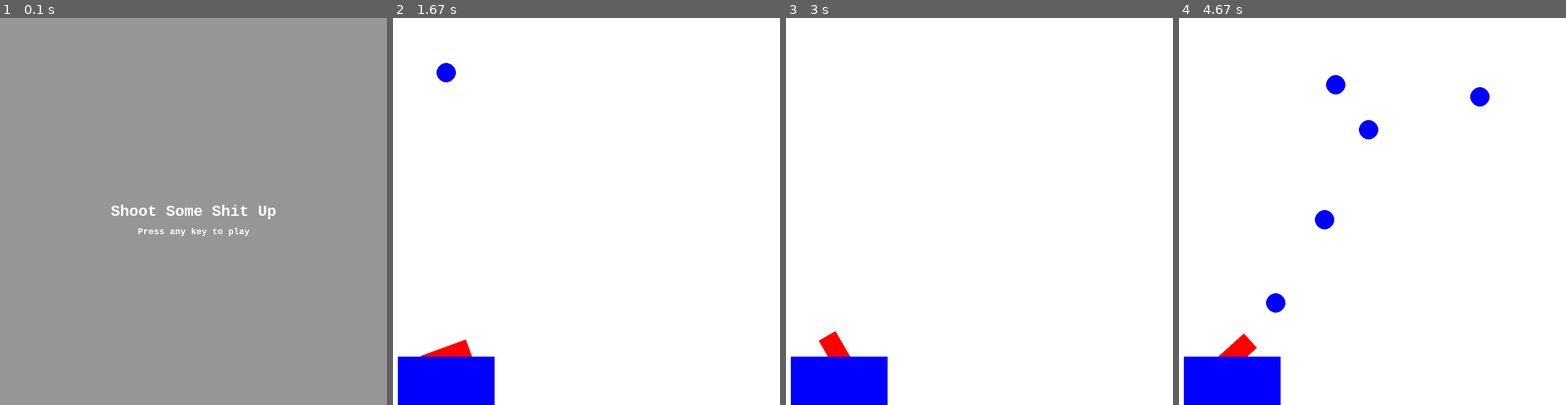
Above: before the commit, frames 1-4 (left to right).
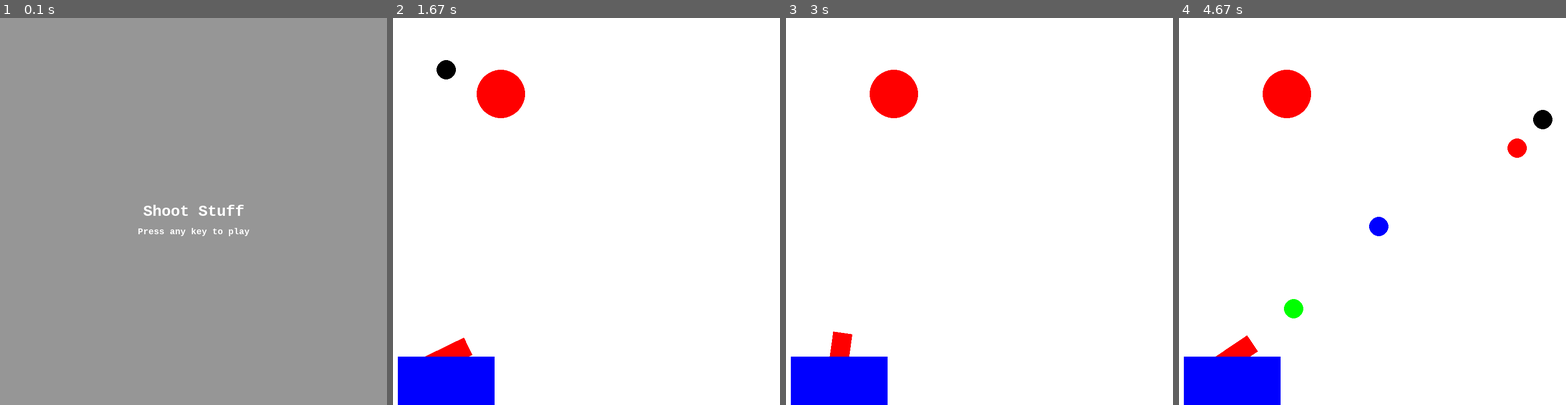
Above: after the commit, the same moments.

Repository: arman-ashrafian/CannonPyGame
Game: pygame game, started from shooter.py
Same seed, same stepped clock (60 frames per second), same inputs: the game is played once before the commit and once after it.
Inputs:
- Up to frame 1 (0.1 s): no input
- Up to frame 2 (1.67 s): hold Right 0.33-0.8 s; hold Space 0.83-1.3 s; hold Right 0.83-1.3 s; hold Right from 1.33 s (still down)
- Up to frame 3 (3 s): release Right at 1.8 s; hold Left 1.83-2.37 s; hold Left 2.4-2.8 s; hold Right from 2.83 s (still down)
- Up to frame 4 (4.67 s): release Right at 3.47 s; hold Left 3.5-3.97 s; tap Space at 3.57, 3.87, 4.07, 4.37, 4.57 s; hold Right 4-4.47 s; hold Right from 4.5 s (still down)

The runs differ from the first frame. In frame 1, 0.6% of the frame differs, in the area x 28-72%, y 48-52%; in frame 2, 1.5%; in frame 3, 1.5%; in frame 4, 3.0%, in the area x 9-97%, y 13-88%.

Commit message:
added target

Diff:
--- a/shooter.py
+++ b/shooter.py
@@ -1,6 +1,7 @@
 import pygame as pg
 import sys
 import math
+import random
 
 pg.init()
 
@@ -12,6 +13,7 @@
 BLUE  = (0, 0, 255)
 LGREY = (150,150,150)
 
+colorList = [BLACK, GREEN, RED, BLUE]
 
 WIDTH = 800
 HEIGHT = 800
@@ -24,8 +26,7 @@
 
 # Set up
 clock = pg.time.Clock()
-fps = 65
-done = False
+fps = 80
 
 fontObj = pg.font.SysFont('monospace', 32, bold=True)
 fontObj2 = pg.font.SysFont('monospace', 18, bold=True)
@@ -33,10 +34,13 @@
 class Ball:
 
     speedY = 0
+    speedX = 0
+
+    printOnce = False
 
     def __init__(self, angleShot, speed, color, pos):
         self.angleShot = angleShot
-        self.speed = speed
+        self.speedX = speed
         self.speedY = speed
         self.color = color
         self.x = pos[0]
@@ -44,15 +48,20 @@
 
 
     def updateBall(self):
-        vx0 = self.speed * math.cos(math.radians(90 + self.angleShot))
+        vx0 = self.speedX * math.cos(math.radians(90 + self.angleShot))
         vy0 = self.speedY * math.sin(math.radians(90 + self.angleShot))
 
         self.x = int(self.x + vx0)
         self.y = int(self.y - vy0)
-
-        self.speedY += -.3
+        self.speedY -= .3
 
         pg.draw.circle(screen, self.color, (self.x, self.y), 20,0)
+
+    def checkHit(self, target):
+        if((self.x > target.x - target.radius and self.x < target.x + target.radius) and
+           (self.y > target.y - target.radius and self.y < target.y + target.radius)):
+           target.hit = True
+
 
 class Cannon:
     xTop = 0
@@ -84,8 +93,20 @@
         self.xTop = rotRect.center[0] + (20 * math.cos(math.radians(90 + cannonDegrees)))
         self.yTop = rotRect.center[1] - (20 * math.sin(math.radians(90 + cannonDegrees)))
 
-
-
+class Target:
+    hit = False
+
+    def __init__(self):
+        self.x = random.randint(150,650)
+        self.y = random.randint(150,600)
+        self.radius = 50
+        self.hit = False
+
+    def show(self):
+        pg.draw.circle(screen, RED, (self.x, self.y), self.radius,0)
+
+    def hit(self):
+        self.hit = True
 
 def gameIntro():
     global screen
@@ -93,7 +114,7 @@
     buttonPressed = False
     screen.fill(LGREY)
 
-    introText = "Shoot Some Shit Up"
+    introText = "Shoot Stuff"
     pressText = "Press any key to play"
 
     while not buttonPressed:
@@ -120,13 +141,14 @@
 
 
 def gameLoop():
-    global done
+    done = False
 
     cannonAngle = 0
     cannonAngleChange = 0
     ballsShot = []
 
     cannon = Cannon()
+    target = Target()
 
     #----Main Loop----#
     while not done:
@@ -138,17 +160,20 @@
                 done = True
             if event.type == pg.KEYDOWN:
                 if event.key == pg.K_RIGHT:
-                    cannonAngleChange = -2
+                    cannonAngleChange = -1
                 if event.key == pg.K_LEFT:
-                    cannonAngleChange = 2
+                    cannonAngleChange = 1
                 if event.key == pg.K_SPACE:
-                    newBall = Ball(cannonAngle, 18, BLUE, (cannon.xTop, cannon.yTop))
+                    randomIndex = random.randint(0, 3)
+                    newBall = Ball(cannonAngle, 18, colorList[randomIndex], (cannon.xTop, cannon.yTop))
                     ballsShot.append(newBall)
             if event.type == pg.KEYUP:
                 cannonAngleChange = 0
 
 
         # --- Game Logic
+
+        # cannon boundries
         if(cannonAngle + cannonAngleChange <= 70 and
            cannonAngle + cannonAngleChange >= -70):
            cannonAngle += cannonAngleChange
@@ -156,15 +181,21 @@
 
         # --- Drawing
         cannon.drawCannon(cannonAngle)
-
+        target.show()
 
         for b in ballsShot:
-            if(b.x > WIDTH or b.x < 0 or b.y < 0 or b.y > HEIGHT):
-                del b
+            if(b.x > WIDTH + 30 or b.x < 0 - 30 or b.y < 0 or b.y > HEIGHT):
+                ballsShot.remove(b)
             else:
                 b.updateBall()
 
+            b.checkHit(target)
+
+            if(target.hit):
+                target = Target()
+
         # --- update screen
+        print(len(ballsShot))
         pg.display.flip()
         clock.tick(fps)
 
@@ -172,3 +203,4 @@
 if __name__ == '__main__':
     gameIntro()
     gameLoop()
+    pg.quit()
Empty file removed: ball.py
